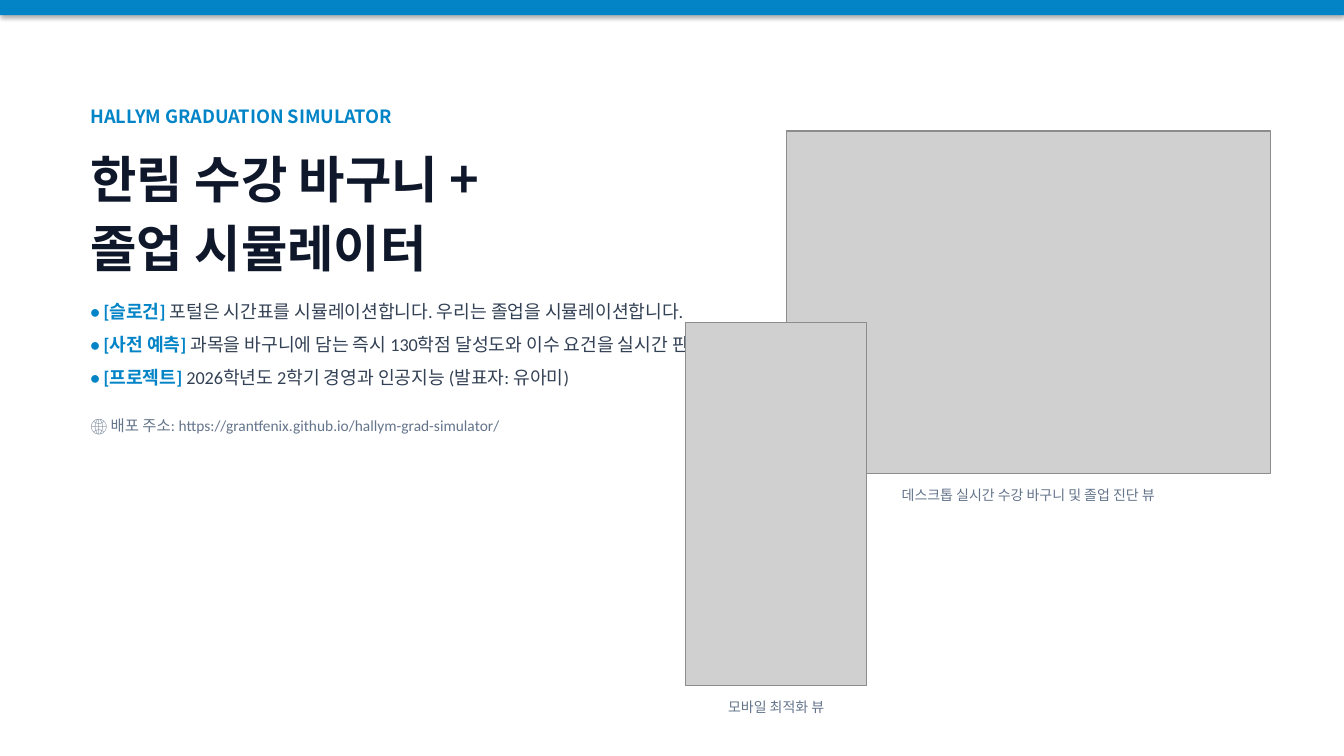
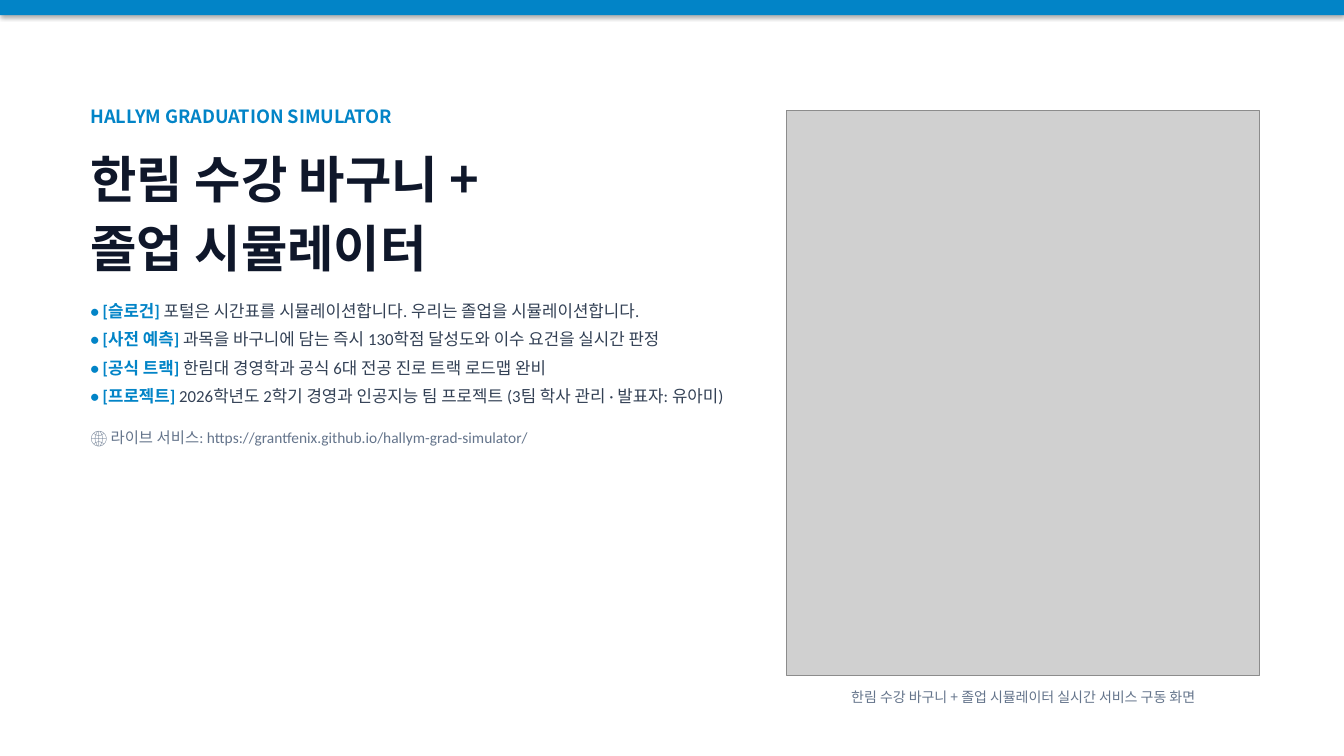
Before and after one commit to grantfenix/hallym-grad-simulator, a slide deck: slide 1 of docs/hallym_grad_simulator_presentation.pptx. Drawn at 1344x756 pixels with LibreOffice and Linux fonts; fonts in the diff are those of the drawing; grey boxes stand for pictures. Boxes give left, top, right and bottom in pixels: in the first picture for what was removed or moved away, otherwise in the second. Text is boxed around its words. In the diff, an @@ line names an element or a change of style, - is before the commit and + after.

```diff
--- a/docs/hallym_grad_simulator_presentation.pptx
+++ b/docs/hallym_grad_simulator_presentation.pptx
@@ picture: place and size @@
-picture at [786, 131, 1270, 474]
+picture at [786, 111, 1260, 676]
@@ text at [103, 303, 660, 348]: size 13 to 12 pt in "• [슬로건] 포털은 시간표를 시뮬레이션합니다. 우리는 졸업을 ...", "• [사전 예측] 과목을 바구니에 담는 즉시 ..."; less space between paragraphs @@
@@ picture removed at [686, 323, 867, 686] @@
@@ text at [103, 360, 723, 446]: text changed; size 11 to 12 pt; text colour #64748B to #334155 @@
-• [프로젝트] 2026학년도 2학기 경영과 인공지능 (발표자: 유아미)
-🌐 배포 주소: https://grantfenix.github.io/hallym-grad-simulator/
+• [공식 트랙] 한림대 경영학과 공식 6대 전공 진로 트랙 로드맵 완비
+• [프로젝트] 2026학년도 2학기 경영과 인공지능 팀 프로젝트 (3팀 학사 관리 · 발표자: 유아미)
+🌐 라이브 서비스: https://grantfenix.github.io/hallym-grad-simulator/
@@ text removed at [728, 700, 824, 713] @@
-모바일 최적화 뷰
@@ text at [851, 690, 1195, 703]: text changed @@
-데스크톱 실시간 수강 바구니 및 졸업 진단 뷰
+한림 수강 바구니 + 졸업 시뮬레이터 실시간 서비스 구동 화면
```
Also in this commit, not shown: 7 other slides changed, 4 slides added, 4 slides removed, 8 other files.
